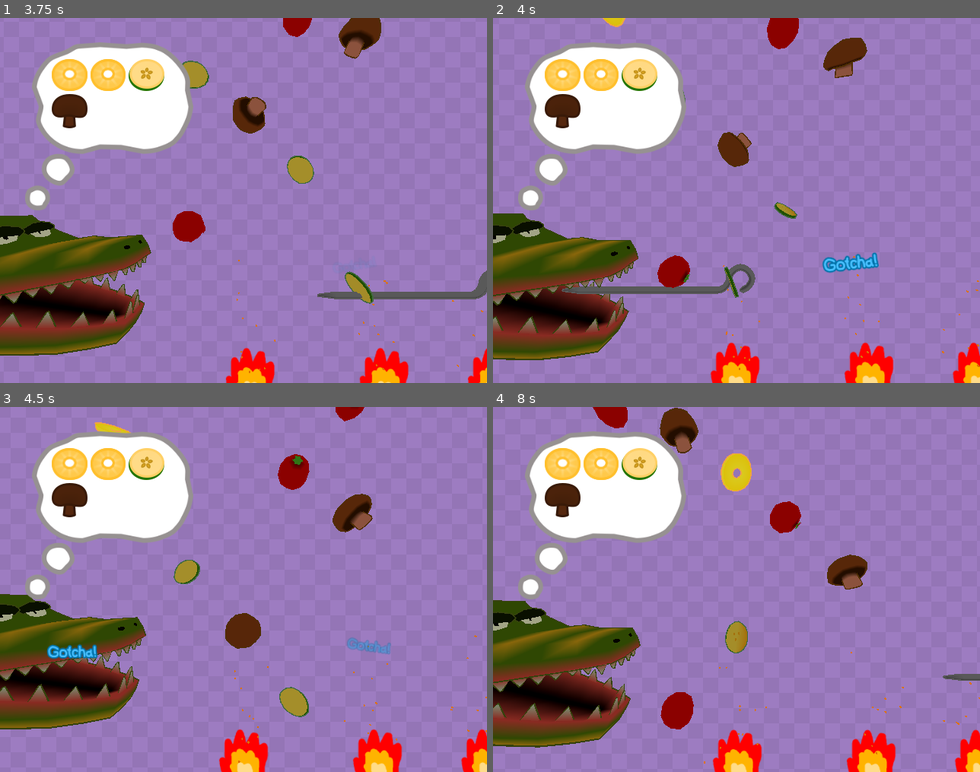
Above: before the commit, frames 1-4 (two rows, left to right).
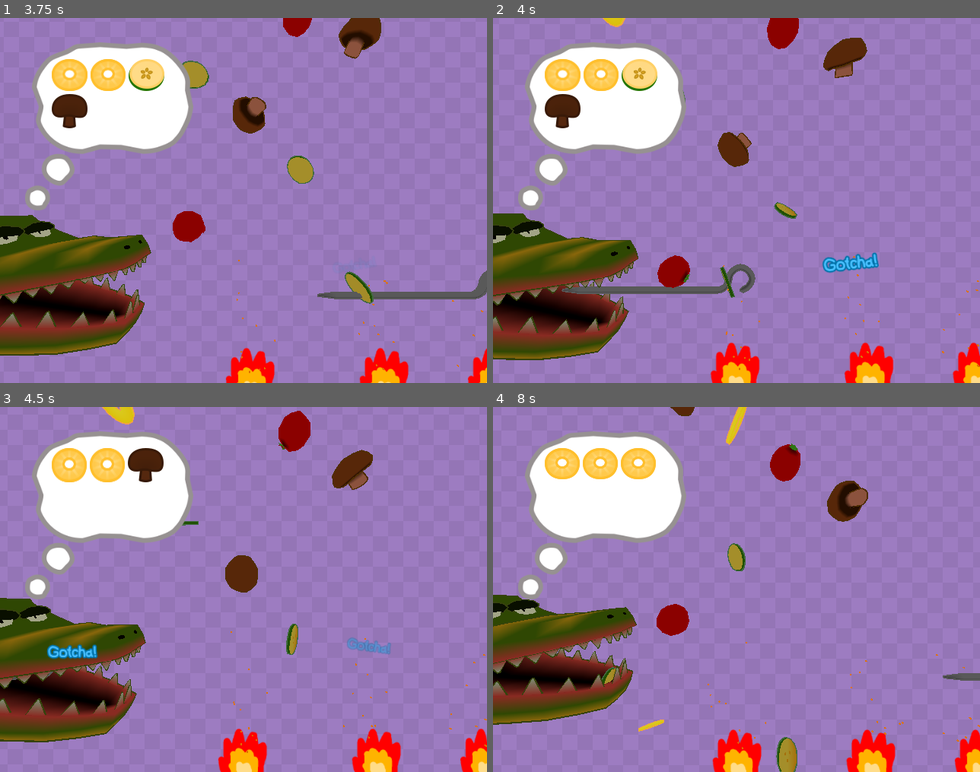
Above: after the commit, the same moments.

Repository: MartinLeGrand/AGES2026GameJam
Game: Godot game, scene res://Project/Maps/GameScene.tscn
Same seed, same stepped clock (60 frames per second), same inputs: the game is played once before the commit and once after it. The engine's default icon, where the game draws it, is replaced by a stand-in: a white triangle on a blue panel in a dark square.
Inputs:
- Up to frame 1 (3.75 s): hold Right (ui_right) 0.53-1.28 s; tap Space (chomp) every 0.75 s from 0.6 to 3.6 s; hold Left (ui_left) 1.28-2.03 s; hold Right (ui_right) 2.03-3.53 s; hold Left (ui_left) from 3.53 s (still down)
- Up to frame 2 (4 s): keep holding Left (ui_left)
- Up to frame 3 (4.5 s): keep holding Left (ui_left); tap Space (chomp) at 4.35 s
- Up to frame 4 (8 s): tap Space (chomp) every 0.75 s from 5.1 to 7.35 s; release Left (ui_left) at 5.78 s; hold Right (ui_right) from 5.78 s (still down)

Frame 1 is identical in both runs. In frame 2, 0.1% of the frame differs, in the area x 46-51%, y 68-77%; in frame 3, 15%; in frame 4, 17%, in the area x 0-100%, y 0-100%.

Commit message:
Proper collision on spit

Diff:
--- a/Project/GameObjects/Food/food.gd
+++ b/Project/GameObjects/Food/food.gd
@@ -32,7 +32,7 @@
 
 
 @export_category("Spit")
-@export_range(0.0, 100.0, 1.0) var spit_velocity_needed: float = 20.0 ## Velocity needed to penetrate food
+@export_range(0.0, 100.0, 1.0) var spit_velocity_needed: float = 15.0 ## Velocity needed to penetrate food
 @export var spit_grace_period: float = 0.1 ## Time before position follows spear
 @export var slide_off_resistance: float = 0.6 ## Less is more
 
--- a/Project/GameObjects/Spit/Spit.tscn
+++ b/Project/GameObjects/Spit/Spit.tscn
@@ -3,6 +3,7 @@
 [ext_resource type="Script" uid="uid://doxyyns3r0prm" path="res://Project/GameObjects/Spit/spit.gd" id="1_k2vkn"]
 [ext_resource type="PackedScene" uid="uid://bg100ddstdsnd" path="res://Project/Prefabs/spit_outlined.tscn" id="2_b58mm"]
 [ext_resource type="PackedScene" uid="uid://cxxka62yq5xnt" path="res://Project/GameObjects/Spit/Tip/Tip.tscn" id="2_roqmr"]
+[ext_resource type="Script" uid="uid://b878qp8iqf3oo" path="res://Project/GameObjects/Spit/hook_block.gd" id="4_l1otm"]
 
 [sub_resource type="CapsuleShape3D" id="CapsuleShape3D_7whva"]
 radius = 0.045
@@ -10,6 +11,9 @@
 
 [sub_resource type="BoxShape3D" id="BoxShape3D_wd5ij"]
 size = Vector3(10.180092, 8.832688, 7.911865)
+
+[sub_resource type="BoxMesh" id="BoxMesh_wd5ij"]
+size = Vector3(8.278, 8.944127, 4.5634766)
 
 [sub_resource type="ConvexPolygonShape3D" id="ConvexPolygonShape3D_7whva"]
 points = PackedVector3Array(0.06418221, 1.1271225, -2.9477527, -0.08072378, 0.49903265, -3.6241572, 0.06418221, 0.49903 …(1042 unchanged characters)…
@@ -27,7 +31,7 @@
 collision_layer = 2
 collision_mask = 0
 script = ExtResource("1_k2vkn")
-brake_force = 25.0
+brake_force = 31.985
 max_move_x = 15.0
 
 [node name="Pivot" type="Node3D" parent="." unique_id=820222577]
@@ -44,14 +48,20 @@
 transform = Transform3D(-4.371139e-08, -1, 0, 1, -4.371139e-08, 0, 0, 0, 1, 2.4322321, -0.020763297, 0)
 shape = SubResource("CapsuleShape3D_7whva")
 
-[node name="HookBlock" type="StaticBody3D" parent="." unique_id=1889978815]
+[node name="HookBlock" type="CharacterBody3D" parent="." unique_id=1424814504]
 transform = Transform3D(1, 0, 0, 0, 1, 0, 0, 0, 1, 2.4726458, -0.006015897, 0)
 collision_layer = 8
 collision_mask = 4
+script = ExtResource("4_l1otm")
 
 [node name="CollisionShape3D" type="CollisionShape3D" parent="HookBlock" unique_id=950106190]
 transform = Transform3D(1, 0, 0, 0, 1, 0, 0, 0, 1, 5.213512, 0.72965765, 0)
 shape = SubResource("BoxShape3D_wd5ij")
+
+[node name="MeshInstance3D" type="MeshInstance3D" parent="HookBlock" unique_id=1465531864]
+transform = Transform3D(1, 0, 0, 0, 1, 0, 0, 0, 1, 4.3152666, 0.7442455, -1.7817383)
+visible = false
+mesh = SubResource("BoxMesh_wd5ij")
 
 [node name="CollisionShape3D4" type="CollisionShape3D" parent="." unique_id=1632354624]
 transform = Transform3D(-4.371139e-08, 0, -1, 0, 1, 0, 1, 0, -4.371139e-08, 0.60666156, 0, 2.651802e-08)
--- /dev/null
+++ b/Project/GameObjects/Spit/hook_block.gd
@@ -0,0 +1,10 @@
+extends CharacterBody3D
+
+
+# Called when the node enters the scene tree for the first time.
+func _ready() -> void:
+	pass # Replace with function body.
+
+
+#func _physics_process(delta: float) -> void:
+	#velo
Not shown, added: Project/GameObjects/Spit/hook_block.gd.uid
